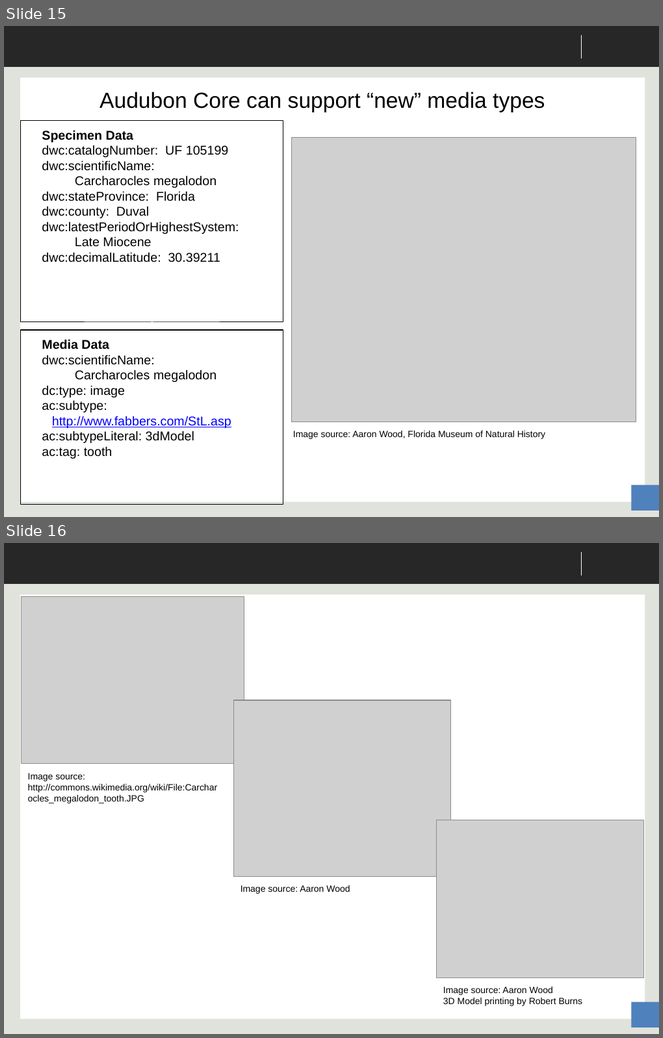
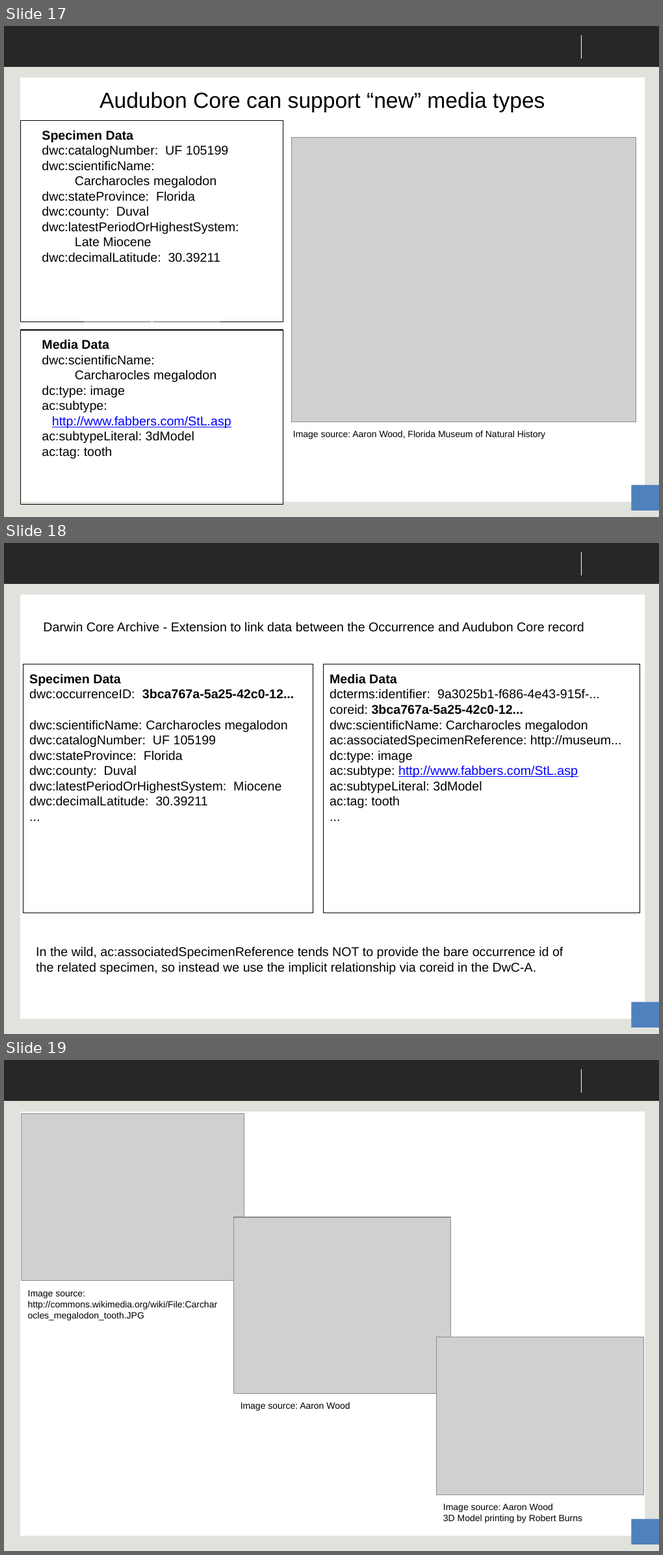
Before and after one commit to danstoner/idigbio-scratch, a slide deck: iDigBio Data Ingestion - CYWG 2014.pptx. Shown one above the other, each under a label of ours: slides 15 and 16 before the commit, slides 17, 18 and 19 after it. The pictures are 663x1038 and 663x1555 pixels, drawn with LibreOffice and Linux fonts; fonts in the diff are those of the drawing; grey boxes stand for pictures; background and template pictures are left out. Boxes give left, top, right and bottom in pixels: in the first picture for what was removed or moved away, otherwise in the second. Text is boxed around its words. In the diff, an @@ line names an element or a change of style, - is before the commit and + after.

```diff
--- a/iDigBio Data Ingestion - CYWG 2014.pptx
+++ b/iDigBio Data Ingestion - CYWG 2014.pptx
@@ slide 18 added at [4,543,659,1034], background #E0E2DC; not listed: 4 template elements that a slide beside it also shows @@
@@ title added at [43,622,584,632], 14 pt, text #000000 @@
+Darwin Core Archive - Extension to link data between the Occurrence and Audubon Core record
@@ text added at [23,664,313,913], outline #000000 0.75 pt, 14 pt, text #000000 @@
+Specimen Data
+dwc:occurrenceID: 3bca767a-5a25-42c0-12...
+dwc:scientificName: Carcharocles megalodon
+dwc:catalogNumber: UF 105199
+dwc:stateProvince: Florida
+dwc:county: Duval
+dwc:latestPeriodOrHighestSystem: Miocene
+dwc:decimalLatitude: 30.39211
+...
@@ text added at [323,664,640,913], outline #000000 0.75 pt, 14 pt, text #000000 @@
+Media Data
+dcterms:identifier: 9a3025b1-f686-4e43-915f-...
+coreid: 3bca767a-5a25-42c0-12...
+dwc:scientificName: Carcharocles megalodon
+ac:associatedSpecimenReference: http://museum...
+dc:type: image
+ac:subtype: http://www.fabbers.com/StL.asp
+ac:subtypeLiteral: 3dModel
+ac:tag: tooth
+...
@@ text added at [36,947,563,975], 14 pt, text #000000 @@
+In the wild, ac:associatedSpecimenReference tends NOT to provide the bare occurrence id of the related specimen, so instead we use the implicit relationship via coreid in the DwC-A.
@@ what was slide 15 is now slide 17 @@
@@ what was slide 16 is now slide 19 @@
```
Also in this commit, not shown: 4 slides changed, 2 other slides added, 1 other file.
